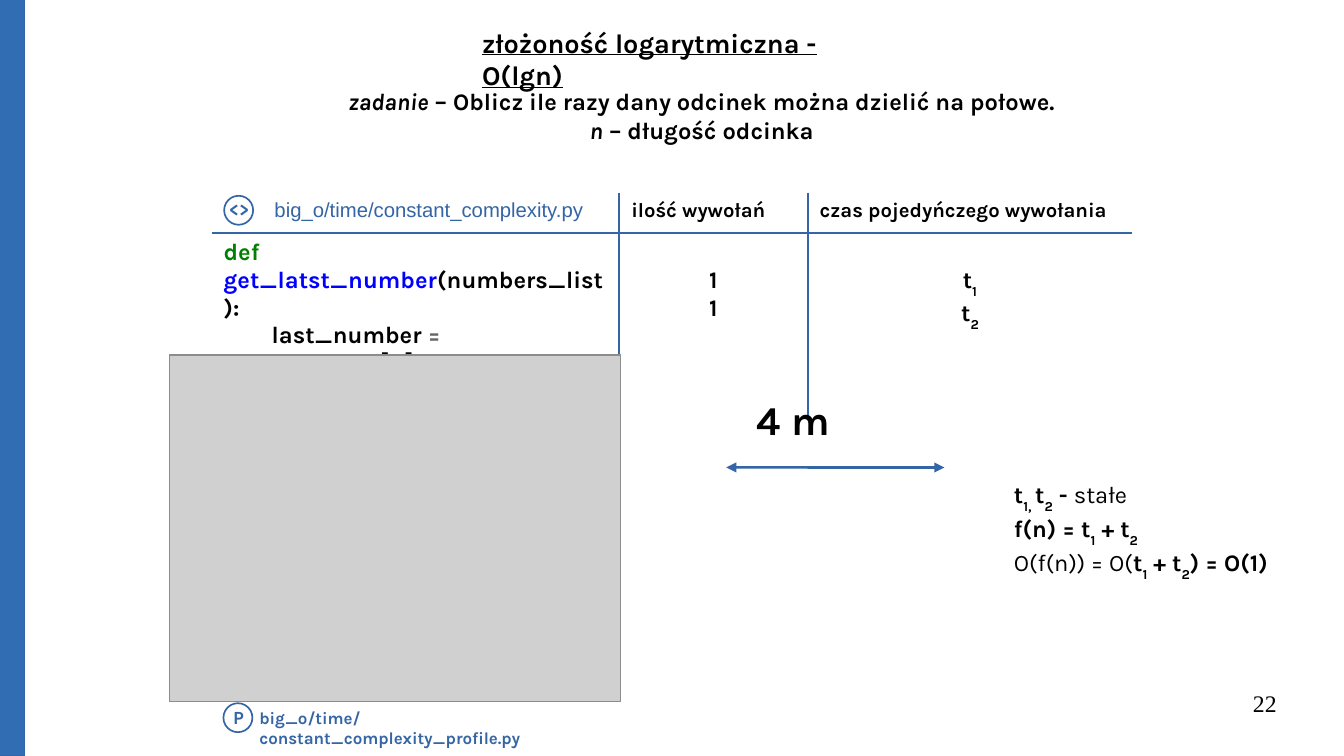
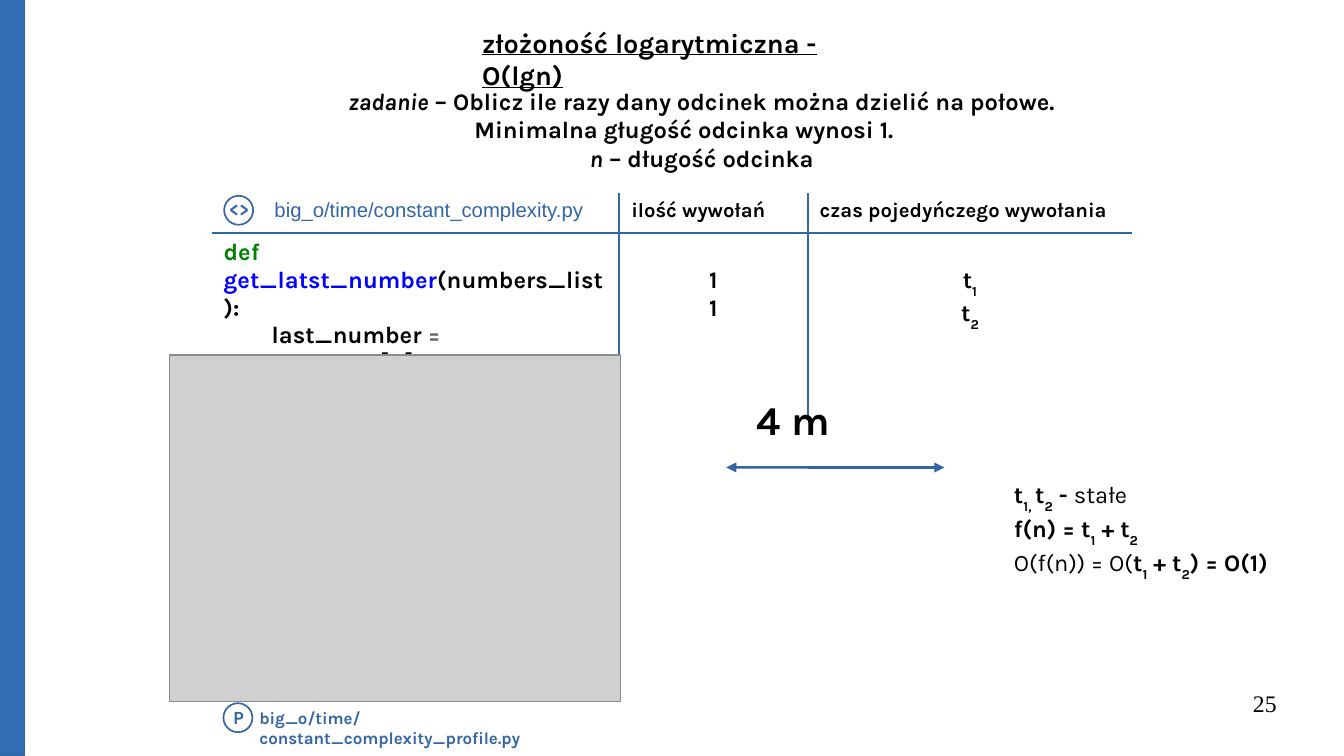
Before and after one commit to Michael-Wisniewski/algorithmic-workshop, a slide deck: slide 25 of gotowa.odp (slide 22 before the commit). Drawn at 1344x756 pixels with LibreOffice and Linux fonts; fonts in the diff are those of the drawing; grey boxes stand for pictures. Boxes give left, top, right and bottom in pixels: in the first picture for what was removed or moved away, otherwise in the second. Text is boxed around its words. In the diff, an @@ line names an element or a change of style, - is before the commit and + after.

```diff
--- a/gotowa.odp
+++ b/gotowa.odp
@@ text at (474,119,894,144): paragraph added @@
+Minimalna gługość odcinka wynosi 1.
@@ page number at (1253,696,1277,713): text changed @@
-22
+25
```
Also in this commit, not shown: 2 other slides changed, 3 slides added, 1 other file.
